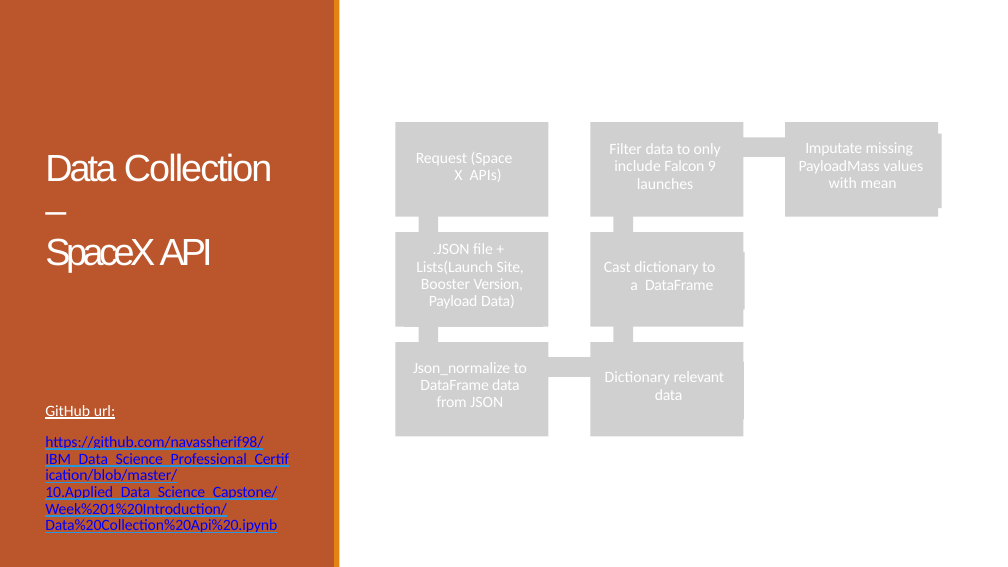
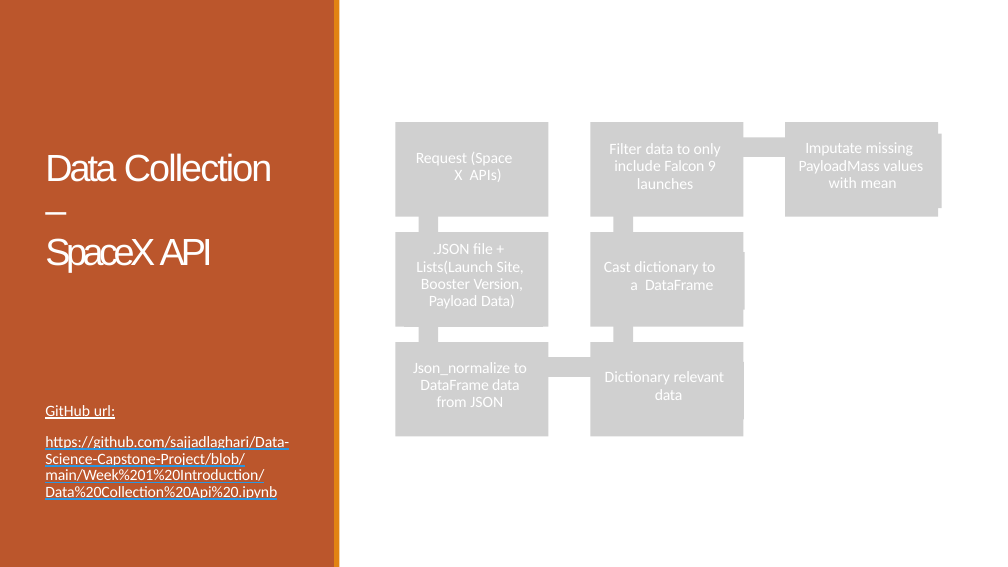
Before and after one commit to sajjadlaghari/Data-Science-Capstone-Project, a slide deck: slide 8 of Week 5 Present Your Data-Driven Insights/Data Science Journey.pptx. Drawn at 1008x567 pixels with LibreOffice and Linux fonts; fonts in the diff are those of the drawing; grey boxes stand for pictures. Boxes give left, top, right and bottom in pixels: in the first picture for what was removed or moved away, otherwise in the second. Text is boxed around its words. In the diff, an @@ line names an element or a change of style, - is before the commit and + after.

```diff
--- a/Week 5 Present Your Data-Driven Insights/Data Science Journey.pptx
+++ b/Week 5 Present Your Data-Driven Insights/Data Science Journey.pptx
@@ text at box(45, 436, 289, 500): text changed; text colour #0000FF to #FFFFFF @@
-https://github.com/navassherif98/IBM_Data_Science_Professional_Certification/blob/master/10.Applied_Data_Science_Capstone/Week%201%20Introduction/Data%20Collection%20Api%20.ipynb
+https://github.com/sajjadlaghari/Data-Science-Capstone-Project/blob/main/Week%201%20Introduction/Data%20Collection%20Api%20.ipynb
```
Also in this commit, not shown: 9 other slides changed.
